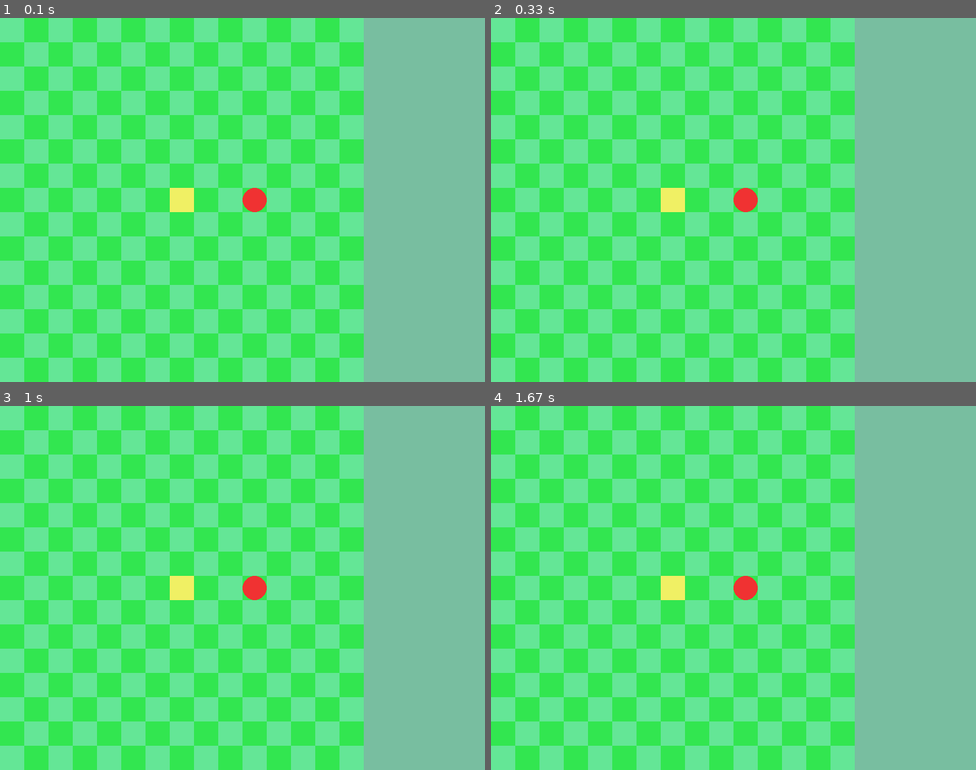
Above: before the commit, frames 1-4 (two rows, left to right).
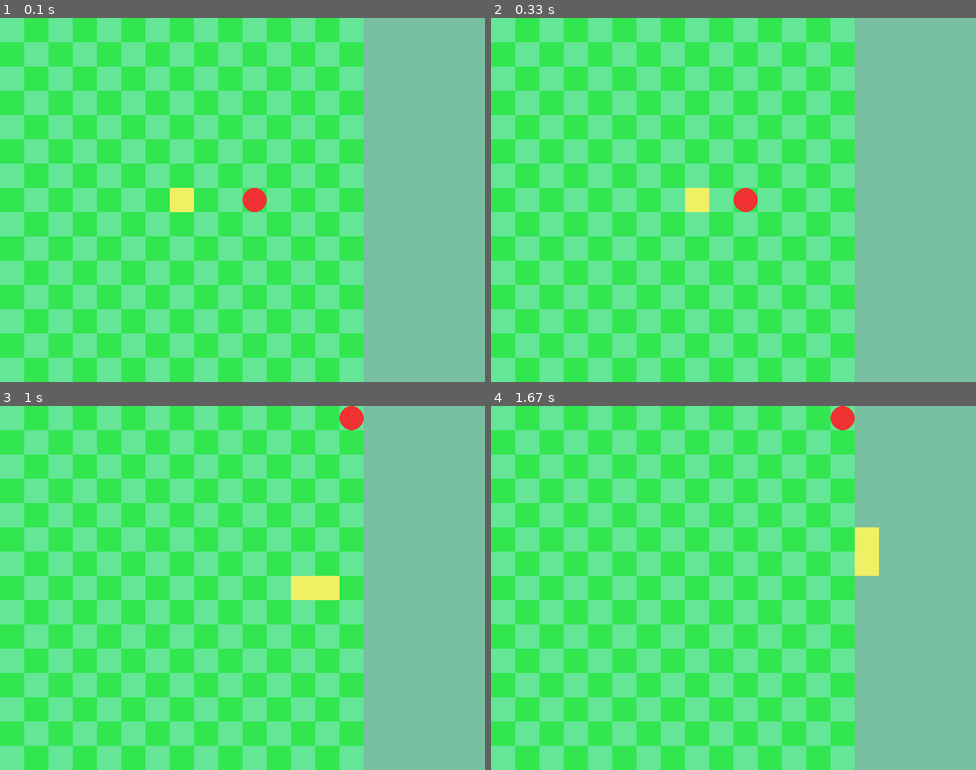
Above: after the commit, the same moments.

Repository: KingaBunkowska/Pygame
Game: pygame game, started from Snake/main.py
Two runs of this game, one before a commit and one after it. Both use one fixed random seed, a clock stepped at 60 frames per second and the inputs below.
Inputs:
- Up to frame 1 (0.1 s): no input
- Up to frame 2 (0.33 s): no input
- Up to frame 3 (1 s): tap Enter at 0.33 s; hold D from 0.67 s (still down)
- Up to frame 4 (1.67 s): release D at 1.13 s; hold W 1.17-1.63 s

Frame 1 is identical in both runs. In frame 2, 0.7% of the frame differs, in the area x 35-45%, y 46-54%; in frame 3, 1.5%, in the area x 35-75%, y 0-54%; in frame 4, 1.5%.

Commit message:
Add controls, options to spawn more fruits

Diff:
--- a/Snake/GUI.py
+++ b/Snake/GUI.py
@@ -58,8 +58,9 @@
 
         #pygame.display.update()
 
-    def draw_fruit(self):
-        fruit_coordinates = self.pos_to_coordinates(self.game.fruit)
-        pygame.draw.circle(self.WIN, self.FRUIT_COLOR, (fruit_coordinates[0]+self.FIELD_SIZE//2, fruit_coordinates[1]+self.FIELD_SIZE//2), self.FIELD_SIZE//2)
+    def draw_fruits(self):
+        for fruit in self.game.fruits:
+            fruit_coordinates = self.pos_to_coordinates(fruit)
+            pygame.draw.circle(self.WIN, self.FRUIT_COLOR, (fruit_coordinates[0]+self.FIELD_SIZE//2, fruit_coordinates[1]+self.FIELD_SIZE//2), self.FIELD_SIZE//2)
 
         #pygame.display.update()
--- a/Snake/game.py
+++ b/Snake/game.py
@@ -1,22 +1,26 @@
 import random
-
 import pygame
-
 import snake
 
 class Game:
     board_size = 15
     random_start = False
     snake = None
-    fruit = (10, 7)
+    fruits = [(10, 7)]
+    last_dir = (1, 0)
+    turn_dir = (1, 0)
 
-    def __init__(self, s=15):
+    def __init__(self, s=15, fruit_number=0):
         if s>=3 and s<=40:
             self.board_size = s
         else:
             self.board_size = 15
         self.random_start = False
 
+        self.spawn_snake()
+
+        for i in range(fruit_number):
+            self.spawn_fruit()
 
     def set_random_start(self, bool):
         if bool == 0 or bool == 1:
@@ -25,25 +29,46 @@
     def spawn_snake(self, poz_x=board_size//2, poz_y=board_size//2):
         self.snake = snake.Snake(poz_x, poz_y)
 
+    def is_field_occupied(self, x, y):
+        if self.snake.is_field_occupied(x, y):
+            for fruit in self.fruits:
+                if fruit == (x, y):
+                    return True
+        return False
+
     def spawn_fruit(self):
-        x, y = random.randint(0,self.board_size), random.randint(0,self.board_size)
-        while self.snake.is_field_occupied():
+        x, y = random.randint(0,self.board_size-1), random.randint(0,self.board_size-1)
+        while self.is_field_occupied(x, y):
             x, y = random.randint(0, self.board_size), random.randint(0, self.board_size)
 
         self.fruits.append((x, y))
 
     def snake_eats_fruit(self):
-        snake.eat()
+        self.snake.eat()
         self.spawn_fruit()
 
-    def get_dir_from_player(self):
-        events = pygame.event.get()
-        for event in events:
-            if event.type == pygame.K_w:
-                return (0, -1)
-            if event.type == pygame.K_s:
-                return (0, 1)
-            if event.type == pygame.K_d:
-                return (1, 0)
-            if event.type == pygame.K_a:
-                return (-1, 0)
+    def turn_activity(self):
+        for fruit_no in range(len(self.fruits)):
+            if self.snake.head() == self.fruits[fruit_no]:
+                self.snake_eats_fruit()
+                self.fruits.pop(fruit_no)
+
+        self.last_dir = self.turn_dir
+    def handle_player_moves(self, event):
+        dir = self.last_dir
+        if event.type == pygame.KEYDOWN:
+            if event.key == pygame.K_w:
+                dir = (0, -1)
+            if event.key == pygame.K_d:
+                dir = (1, 0)
+            if event.key == pygame.K_s:
+                dir = (0, 1)
+            if event.key == pygame.K_a:
+                dir = (-1, 0)
+
+            if dir[0] == (-1)*self.last_dir[0] and dir[1] == (-1)*self.last_dir[1]:
+                dir = self.turn_dir
+
+            print(dir, self.snake.dir)
+            self.turn_dir = dir
+            self.snake.set_dir(dir)
--- a/Snake/main.py
+++ b/Snake/main.py
@@ -5,25 +5,35 @@
 
 FPS = 60
 
-def handle_events():
+def handle_events(game = None):
     for event in pygame.event.get():
         if event.type == pygame.QUIT:
             pygame.quit()
             exit()
+        if game!=None:
+            game.handle_player_moves(event)
+
 
 if __name__ == "__main__":
     game = game.Game()
-    game.spawn_snake()
+    games =[game]
     gui = GUI.GUI(game, 0, 0)
     clock = pygame.time.Clock()
+    ticks_in_game = 0
+
     while 1: #for testing purposes, that should be done by game class probably, but clock should be only one, so if more than one game is launch, it will be synchronous
         clock.tick(FPS)
-        handle_events()
+        handle_events(game)
+
         gui.draw_board()
         gui.draw_snake()
-        gui.draw_fruit()
+        gui.draw_fruits()
         pygame.display.flip()
-
+        ticks_in_game+=1
+        if ticks_in_game%10 == 9:
+            game.snake.move()
+            game.turn_activity()
 # TO-DO
 # in game make methode on_tick which would handle moving snake, checking is fruit eaten, also it should take player keyboard presses
 # probably game class need variable current_dir so snake is moved when any key presses are not detected
+# when fruits are adjusted the second is left unpicked
--- a/Snake/snake.py
+++ b/Snake/snake.py
@@ -23,6 +23,15 @@
         head = self.snake_body[0]
         return head
 
+    def set_dir(self, dir):
+        self.dir = dir
+
     def move(self):
         self.snake_body.appendleft((self.head()[0]+self.dir[0], self.head()[1]+self.dir[1]))
         self.snake_body.pop()
+
+    def is_field_occupied(self, x, y):
+        for body_part in self.snake_body:
+            if body_part == (x, y):
+                return True
+        return False
Not shown, changed: .gitignore
